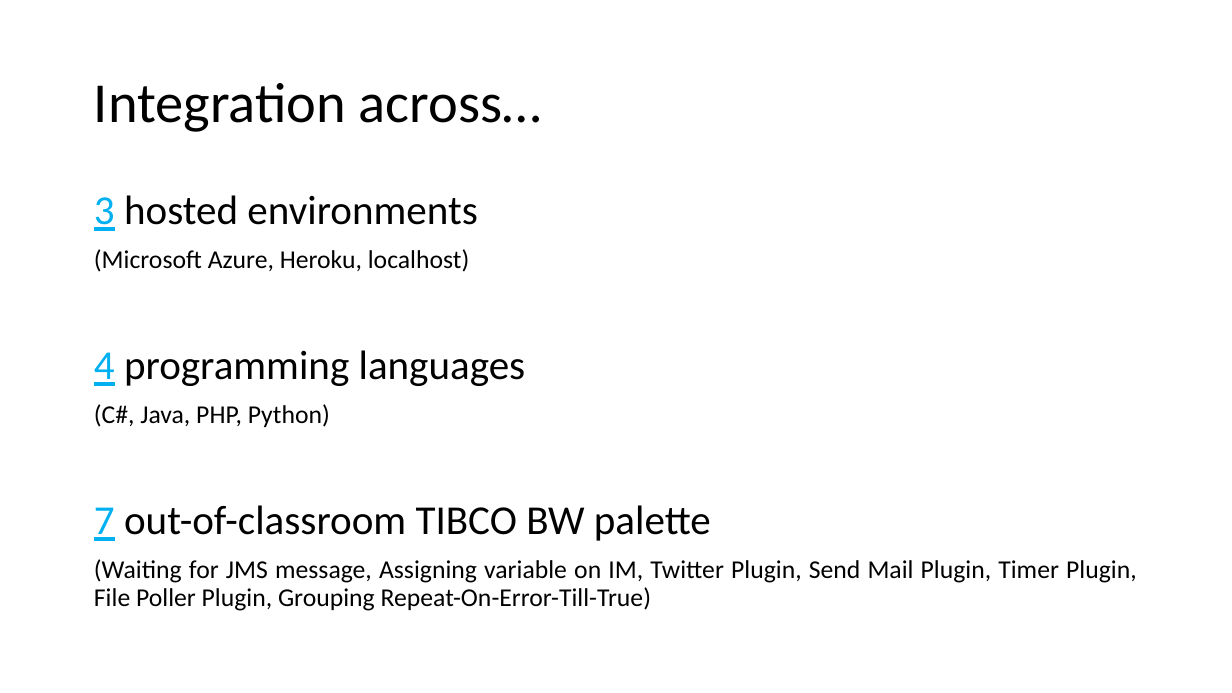
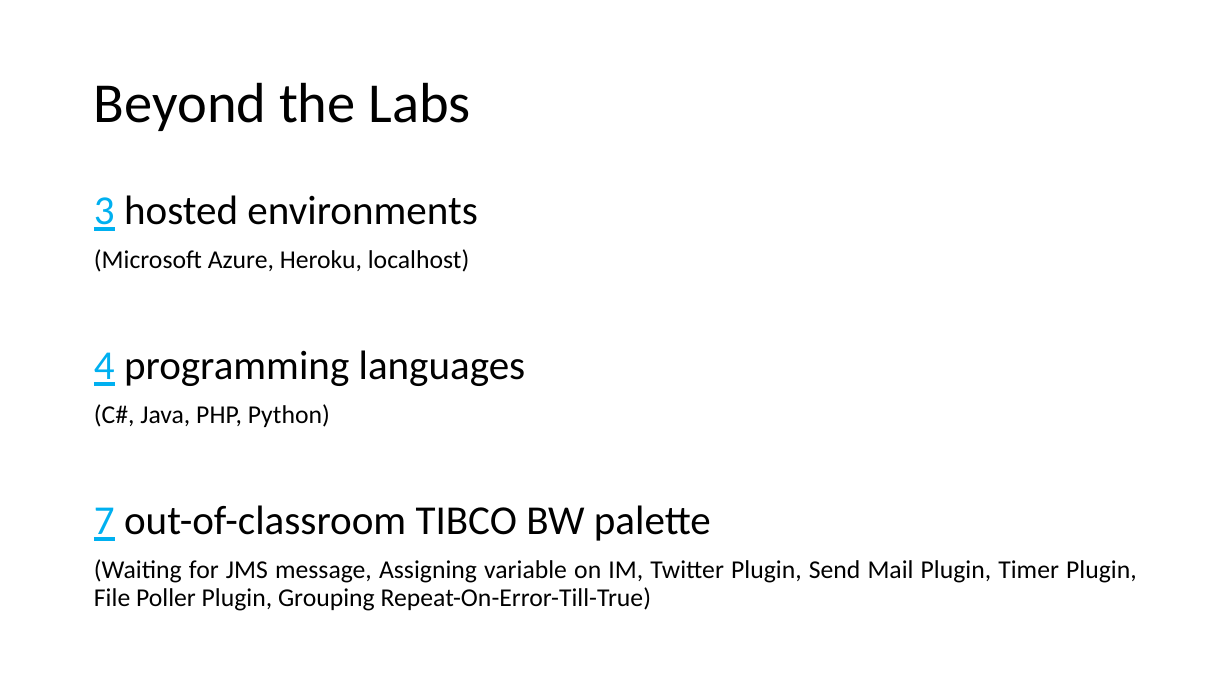
Before and after one commit to eugene-choy-2016/EI_Project, a slide deck: slide 20 of Documentations/EI Presentation.pptx (slide 18 before the commit). Drawn at 1232x693 pixels with LibreOffice and Linux fonts; fonts in the diff are those of the drawing. Boxes give left, top, right and bottom in pixels: in the first picture for what was removed or moved away, otherwise in the second. Text is boxed around its words. In the diff, an @@ line names an element or a change of style, - is before the commit and + after.

```diff
--- a/Documentations/EI Presentation.pptx
+++ b/Documentations/EI Presentation.pptx
@@ title at (94, 82, 470, 131): text changed @@
-Integration across…
+Beyond the Labs
```
Also in this commit, not shown: 4 slides added, 2 slides removed, 4 other files.
